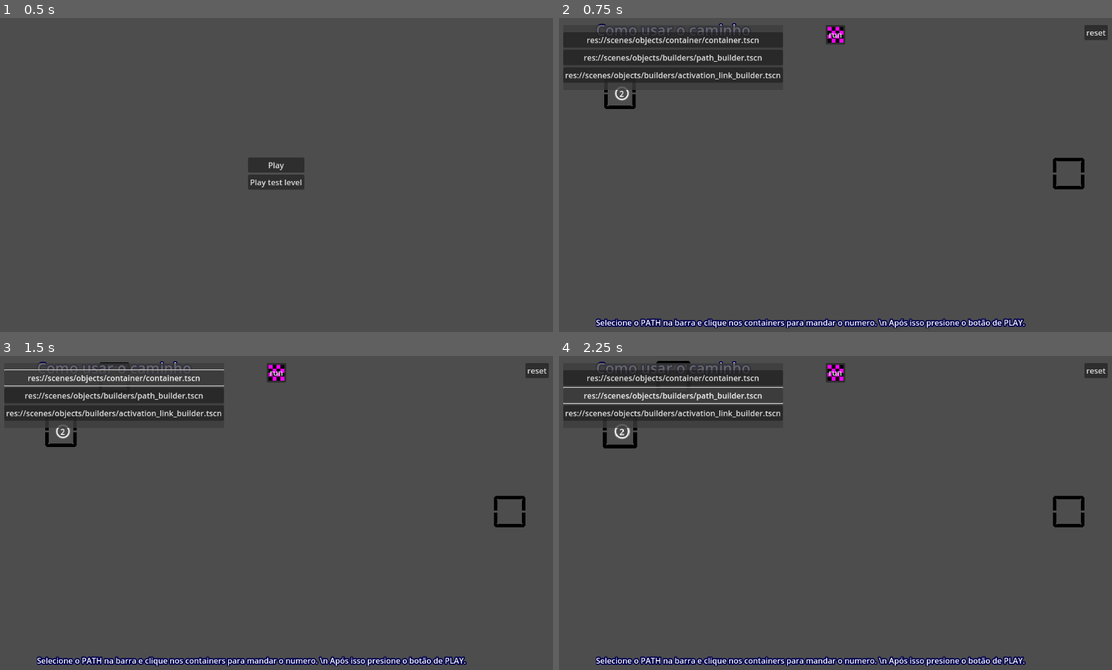
Above: before the commit, frames 1-4 (two rows, left to right).
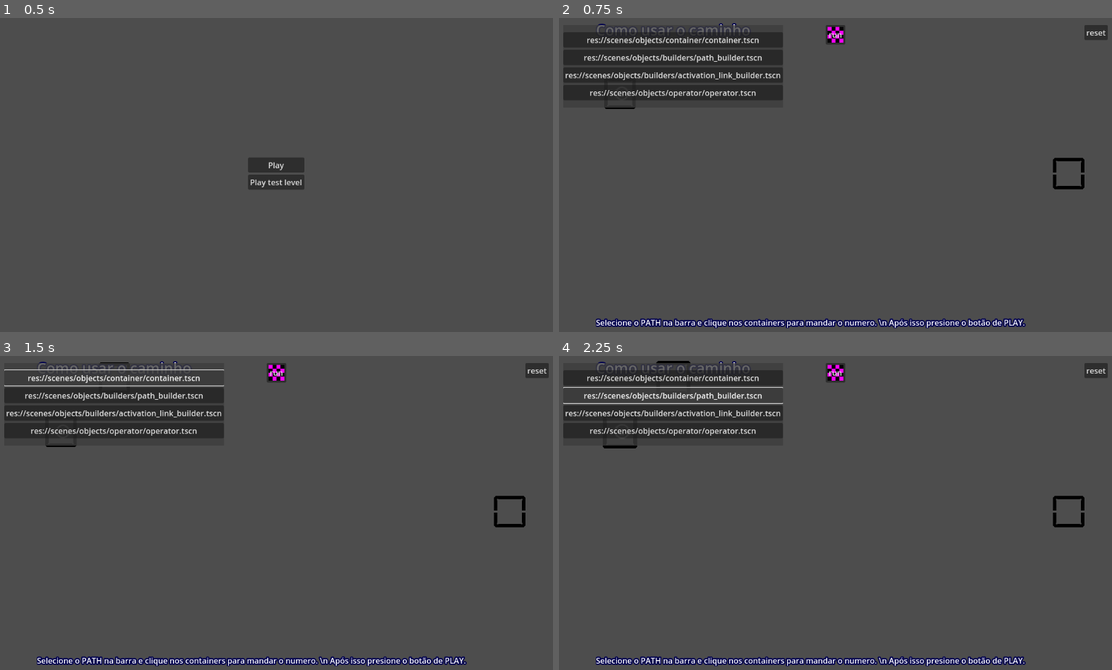
Above: after the commit, the same moments.

Repository: Andre-lucs/algo-lab-game
Game: Godot game, scene res://scenes/ui/start_menu.tscn
Two runs of this game, one before a commit and one after it. Both use one fixed random seed, a clock stepped at 60 frames per second and the inputs below.
Inputs:
- Up to frame 1 (0.5 s): no input
- Up to frame 2 (0.75 s): click "Play" at 0.5 s
- Up to frame 3 (1.5 s): click "res://scenes/objects/containe…" at 1.25 s
- Up to frame 4 (2.25 s): click "res://scenes/objects/builders…" at 2 s

Frame 1 is identical in both runs. In frame 2, 1.3% of the frame differs, in the area x 0-41%, y 21-29%; in frame 3, 1.3%; in frame 4, 1.3%.

Commit message:
Update base_level_scene and container scenes: add new resources and adjust toolbox item initialization

Diff:
--- a/levels/base_level_scene.tscn
+++ b/levels/base_level_scene.tscn
@@ -1,9 +1,13 @@
-[gd_scene load_steps=12 format=3 uid="uid://b8g8dmlr8xrvm"]
+[gd_scene load_steps=16 format=3 uid="uid://b8g8dmlr8xrvm"]
 
 [ext_resource type="Script" uid="uid://i2jwag5xq5nn" path="res://scripts/level/level.gd" id="1_nns1f"]
 [ext_resource type="Script" uid="uid://cmdxvgxihnq8g" path="res://scripts/resources/LevelPropsResource.gd" id="2_df6hm"]
 [ext_resource type="Script" uid="uid://bw7puwhchjbxu" path="res://scripts/level/level_executor.gd" id="4_3k21g"]
 [ext_resource type="PackedScene" uid="uid://ddvb4iup6m8ow" path="res://scenes/ui/toolbox.tscn" id="4_ujwm2"]
+[ext_resource type="PackedScene" uid="uid://rdhtlst7byq6" path="res://scenes/objects/container/container.tscn" id="5_iiwgg"]
+[ext_resource type="PackedScene" uid="uid://ct40k6beos0e6" path="res://scenes/objects/builders/path_builder.tscn" id="6_l63b4"]
+[ext_resource type="PackedScene" uid="uid://c42hf3y7kqqu0" path="res://scenes/objects/builders/activation_link_builder.tscn" id="7_r6jsl"]
+[ext_resource type="PackedScene" uid="uid://boiqm84g6cm77" path="res://scenes/objects/operator/operator.tscn" id="8_03l87"]
 
 [sub_resource type="Resource" id="Resource_306te"]
 script = ExtResource("2_df6hm")
@@ -109,6 +113,7 @@
 
 [node name="Toolbox" parent="LevelUILayer/MarginContainer" instance=ExtResource("4_ujwm2")]
 layout_mode = 2
+items = Array[PackedScene]([ExtResource("5_iiwgg"), ExtResource("6_l63b4"), ExtResource("7_r6jsl"), ExtResource("8_03l87")])
 
 [node name="Control" type="Control" parent="LevelUILayer/MarginContainer"]
 layout_mode = 2
--- a/scenes/objects/container/container.tscn
+++ b/scenes/objects/container/container.tscn
@@ -106,6 +106,17 @@
 items = Array[ExtResource("5_b588d")]([SubResource("Resource_e3mdc"), SubResource("Resource_hejjw")])
 interaction_area = NodePath("../MouseInteractionArea2D")
 
+[node name="Activatable" parent="." node_paths=PackedStringArray("target") instance=ExtResource("8_0of0j")]
+target = NodePath("../NumberMovement")
+trigger_signals = Array[String](["number_sent"])
+base_delay = 0.5
+auto = false
+
+[node name="NumberMovement" type="Node" parent="." node_paths=PackedStringArray("root")]
+script = ExtResource("6_e3mdc")
+root = NodePath("..")
+metadata/_custom_type_script = "uid://cwhvnxwvdhkh5"
+
 [node name="ConnectionArea" parent="." node_paths=PackedStringArray("activatable", "number_movement") instance=ExtResource("7_lkqc4")]
 activatable = NodePath("../Activatable")
 number_movement = NodePath("../NumberMovement")
@@ -121,16 +132,6 @@
 [node name="CollisionShape2D2" type="CollisionShape2D" parent="ActivationConn"]
 shape = SubResource("RectangleShape2D_l2343")
 
-[node name="Activatable" parent="." node_paths=PackedStringArray("target") instance=ExtResource("8_0of0j")]
-target = NodePath("../NumberMovement")
-trigger_signals = Array[String](["number_sent"])
-base_delay = 0.5
-auto = false
-
-[node name="NumberMovement" type="Node" parent="."]
-script = ExtResource("6_e3mdc")
-metadata/_custom_type_script = "uid://cwhvnxwvdhkh5"
-
 [node name="MouseInteractionArea2D" type="Area2D" parent="."]
 collision_layer = 2147483648
 collision_mask = 0
--- a/scripts/ui/toolbox.gd
+++ b/scripts/ui/toolbox.gd
@@ -9,7 +9,7 @@
 @export var items : Array[PackedScene] = []
 
 func _ready() -> void:
-	items = [NumberContainer.container_scene, path_scene, activator_link_scene]
+	# items = [NumberContainer.container_scene, path_scene, activator_link_scene]
 	for i in range(items.size()):
 		var button = Button.new()
 		button.keep_pressed_outside = true
Not shown: 1 places in scenes/objects/container/container.tscn that only renumber resources
